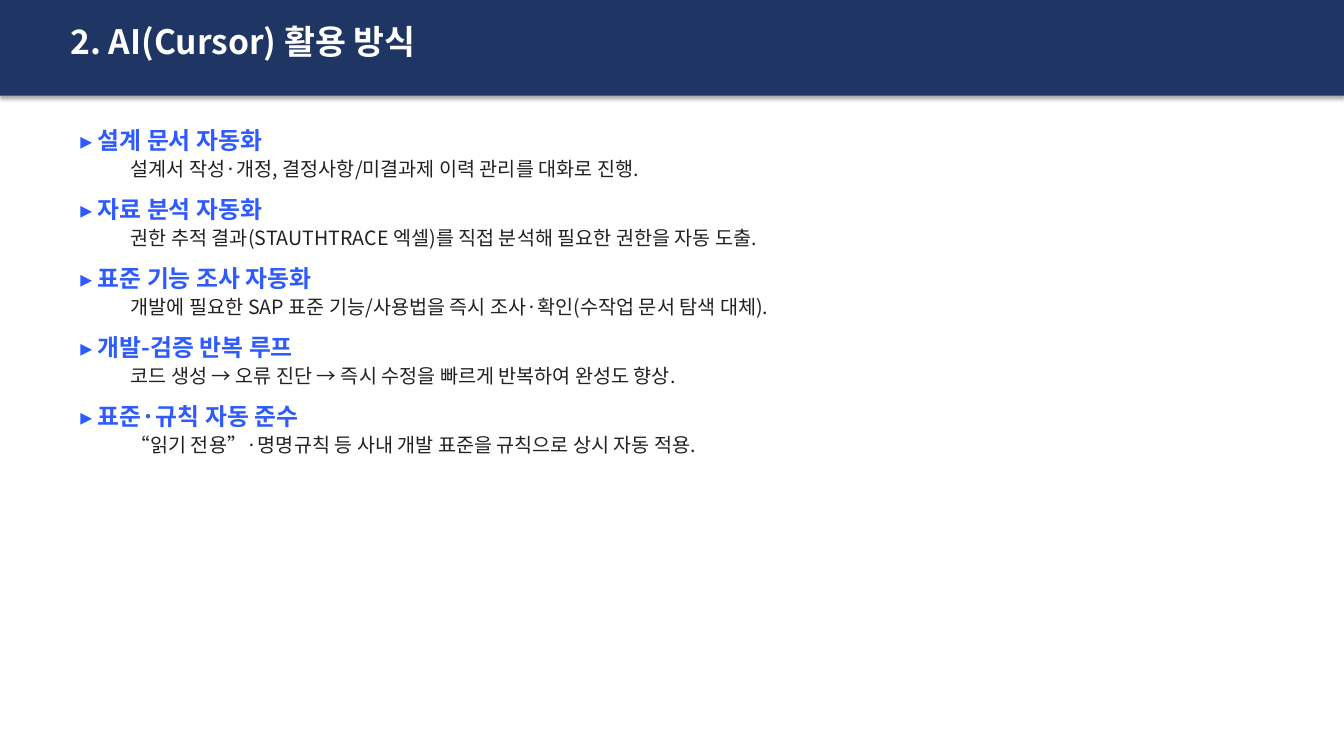
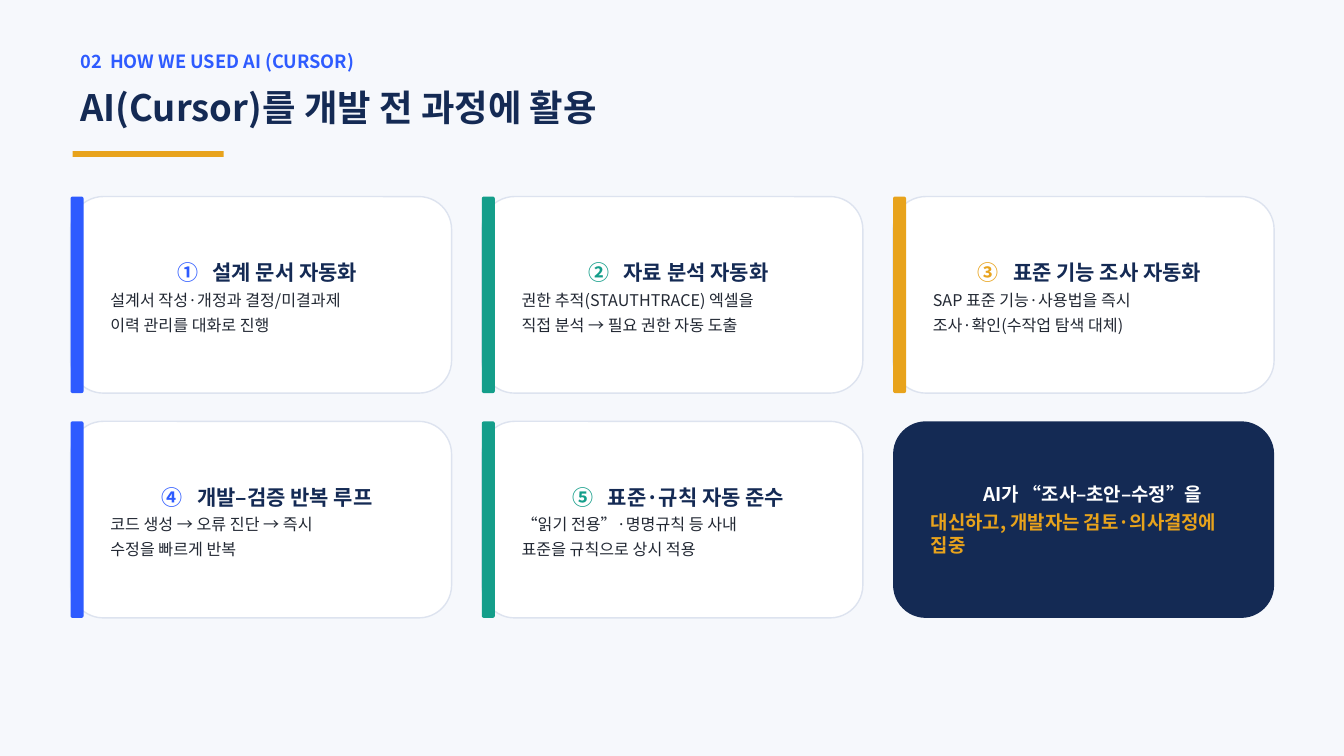
Before and after one commit to hyosungitx00/AI, a slide deck: slide 3 of docs/report/Y_OPS_MONITOR_V2_발표자료.pptx. Drawn at 1344x756 pixels with LibreOffice and Linux fonts; fonts in the diff are those of the drawing. Boxes give left, top, right and bottom in pixels: in the first picture for what was removed or moved away, otherwise in the second. Text is boxed around its words. In the diff, an @@ line names an element or a change of style, - is before the commit and + after.

```diff
--- a/docs/report/Y_OPS_MONITOR_V2_발표자료.pptx
+++ b/docs/report/Y_OPS_MONITOR_V2_발표자료.pptx
@@ rectangle: place and size @@
-rectangle at box(0, 0, 1344, 96)
+rectangle at box(0, 0, 1344, 756)
@@ rectangle at box(0, 0, 1344, 756): fill #1F3564 to #F6F8FC; shadow off @@
@@ text at box(80, 53, 354, 72): text changed; size 24 to 13 pt; text colour #FFFFFF to #2E5BFF @@
-2. AI(Cursor) 활용 방식
+02 HOW WE USED AI (CURSOR)
@@ text added at box(80, 90, 597, 128), 26 pt, text #142A54, bold @@
+AI(Cursor)를 개발 전 과정에 활용
@@ text removed at box(98, 129, 768, 454) @@
-▸ 설계 문서 자동화
-  설계서 작성·개정, 결정사항/미결과제 이력 관리를 대화로 진행.
-▸ 자료 분석 자동화
-  권한 추적 결과(STAUTHTRACE 엑셀)를 직접 분석해 필요한 권한을 자동 도출.
-▸ 표준 기능 조사 자동화
-  개발에 필요한 SAP 표준 기능/사용법을 즉시 조사·확인(수작업 문서 탐색 대체).
-▸ 개발-검증 반복 루프
-  코드 생성 → 오류 진단 → 즉시 수정을 빠르게 반복하여 완성도 향상.
-▸ 표준·규칙 자동 준수
-  “읽기 전용”·명명규칙 등 사내 개발 표준을 규칙으로 상시 자동 적용.
@@ rectangle added at box(73, 151, 224, 157), fill #E8A31C @@
@@ rounded rectangle added at box(71, 197, 452, 393), fill #FFFFFF, outline #DDE3EF 1 pt, 11.5 pt, text #222833 @@
+① 설계 문서 자동화
+설계서 작성·개정과 결정/미결과제
+이력 관리를 대화로 진행
@@ rounded rectangle added at box(71, 197, 84, 393), fill #2E5BFF @@
@@ rounded rectangle added at box(482, 197, 863, 393), fill #FFFFFF, outline #DDE3EF 1 pt, 11.5 pt, text #222833 @@
+② 자료 분석 자동화
+권한 추적(STAUTHTRACE) 엑셀을
+직접 분석 → 필요 권한 자동 도출
@@ rounded rectangle added at box(482, 197, 495, 393), fill #149E8A @@
@@ rounded rectangle added at box(893, 197, 1274, 393), fill #FFFFFF, outline #DDE3EF 1 pt, 11.5 pt, text #222833 @@
+③ 표준 기능 조사 자동화
+SAP 표준 기능·사용법을 즉시
+조사·확인(수작업 탐색 대체)
@@ rounded rectangle added at box(893, 197, 906, 393), fill #E8A31C @@
@@ rounded rectangle added at box(71, 421, 452, 618), fill #FFFFFF, outline #DDE3EF 1 pt, 11.5 pt, text #222833 @@
+④ 개발–검증 반복 루프
+코드 생성 → 오류 진단 → 즉시
+수정을 빠르게 반복
@@ rounded rectangle added at box(71, 421, 84, 618), fill #2E5BFF @@
@@ rounded rectangle added at box(482, 421, 863, 618), fill #FFFFFF, outline #DDE3EF 1 pt, 11.5 pt, text #222833 @@
+⑤ 표준·규칙 자동 준수
+“읽기 전용”·명명규칙 등 사내
+표준을 규칙으로 상시 적용
@@ rounded rectangle added at box(482, 421, 495, 618), fill #149E8A @@
@@ rounded rectangle added at box(893, 421, 1274, 618), fill #142A54, 13.5 pt, text #E8A31C, bold @@
+AI가 “조사–초안–수정”을
+대신하고, 개발자는 검토·의사결정에 집중
```
Also in this commit, not shown: 4 other slides changed, 1 other file.
